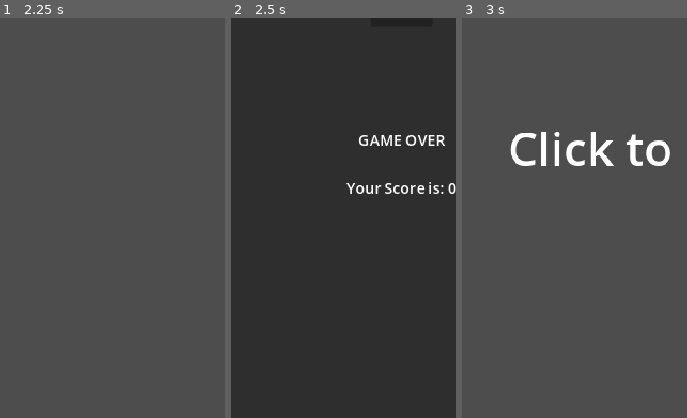
Above: before the commit, frames 1-3 (left to right).
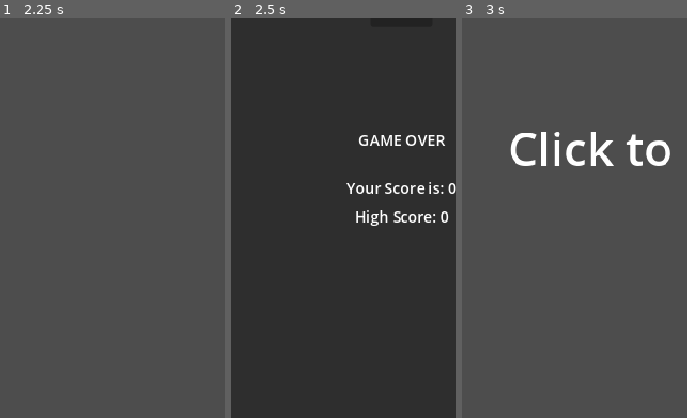
Above: after the commit, the same moments.

Repository: MegaGV/FlappyChu
Game: Godot game, scene res://Scenes/Game/Main.tscn
Same seed, same stepped clock (60 frames per second), same inputs: the game is played once before the commit and once after it. Before the commit the project starts from res://Scenes/Main.tscn.
Inputs (mouse positions are % of the whole screen's width and height, from its top left):
- Up to frame 1 (2.25 s): tap Enter (ui_accept) at 0.5, 0.77, 1.52 s; move the mouse to (72, 45) at 0.52 s; click (72, 45) at 0.67 s; move the mouse to (30, 55) at 1.27 s; click (30, 55) at 1.42 s; move the mouse to (60, 28) at 2.02 s; click (60, 28) at 2.17 s
- Up to frame 2 (2.5 s): no input
- Up to frame 3 (3 s): click "ReStart" at 2.75 s
The pictures show only the part of the screen within x 12-62%, y 35-85%; the shares and areas given below are measured in that part.

Frame 1 is identical in both runs. In frame 2, 0.6% of the frame differs, in the area x 55-97%, y 48-52%; in frame 3, nothing differs.

Commit message:
updateByG3P
feat: optimize project structure, add difficulty notification and high score system

- Refactor directory structure by functional modules (Game, Entities, Environment, UI) and asset types (Graphics, Audio)
- Add dynamic UI notification effect ("LEVEL UP!" and speed) when difficulty increases
- Implement high score system with local persistent saving and display on the game over screen

Diff:
--- a/Scenes/Bird.tscn
+++ b/Scenes/Entities/Bird/Bird.tscn
@@ -1,7 +1,7 @@
 [gd_scene load_steps=4 format=3 uid="uid://lg7u76qt54bd"]
 
-[ext_resource type="Script" uid="uid://ds6vccvhasog4" path="res://Scripts/bird.gd" id="1_806kn"]
-[ext_resource type="Texture2D" uid="uid://cn04byi5jkvj3" path="res://Assets/Chu.png" id="1_rpcp7"]
+[ext_resource type="Script" uid="uid://ds6vccvhasog4" path="res://Scenes/Entities/Bird/bird.gd" id="1_806kn"]
+[ext_resource type="Texture2D" uid="uid://cn04byi5jkvj3" path="res://Assets/Graphics/Chu.png" id="1_rpcp7"]
 
 [sub_resource type="CircleShape2D" id="CircleShape2D_rpcp7"]
 radius = 14.0
--- a/Scenes/Pipe.tscn
+++ b/Scenes/Entities/Pipe/Pipe.tscn
@@ -1,6 +1,6 @@
 [gd_scene load_steps=2 format=3 uid="uid://blltr7tq0c75j"]
 
-[ext_resource type="Script" uid="uid://cubc10cc8uot7" path="res://Scripts/pipe.gd" id="1_nq301"]
+[ext_resource type="Script" uid="uid://cubc10cc8uot7" path="res://Scenes/Entities/Pipe/pipe.gd" id="1_nq301"]
 
 [node name="Pipe" type="Node2D"]
 z_index = -1
--- a/Scenes/PipeBody.tscn
+++ b/Scenes/Entities/Pipe/PipeBody.tscn
@@ -1,7 +1,7 @@
 [gd_scene load_steps=4 format=3 uid="uid://dlxsa0cjb8cm"]
 
-[ext_resource type="Script" uid="uid://bbgqxklntixw6" path="res://Scripts/pipe_body.gd" id="1_kees4"]
-[ext_resource type="Texture2D" uid="uid://bgowjpdhaoaqk" path="res://Assets/pipe_body.png" id="1_rynhd"]
+[ext_resource type="Script" uid="uid://bbgqxklntixw6" path="res://Scenes/Entities/Pipe/pipe_body.gd" id="1_kees4"]
+[ext_resource type="Texture2D" uid="uid://bgowjpdhaoaqk" path="res://Assets/Graphics/pipe_body.png" id="1_rynhd"]
 
 [sub_resource type="RectangleShape2D" id="RectangleShape2D_kees4"]
 size = Vector2(28, 16)
--- a/Scenes/PipeCap.tscn
+++ b/Scenes/Entities/Pipe/PipeCap.tscn
@@ -1,7 +1,7 @@
 [gd_scene load_steps=4 format=3 uid="uid://o0xg5hi1tmxh"]
 
-[ext_resource type="Script" uid="uid://cg8jeaxasxjc6" path="res://Scripts/pipe_cap.gd" id="1_ilis3"]
-[ext_resource type="Texture2D" uid="uid://b33p813asco4c" path="res://Assets/pipe_cap.png" id="2_eqe5i"]
+[ext_resource type="Script" uid="uid://cg8jeaxasxjc6" path="res://Scenes/Entities/Pipe/pipe_cap.gd" id="1_ilis3"]
+[ext_resource type="Texture2D" uid="uid://b33p813asco4c" path="res://Assets/Graphics/pipe_cap.png" id="2_eqe5i"]
 
 [sub_resource type="RectangleShape2D" id="RectangleShape2D_87w1v"]
 size = Vector2(32, 16)
--- a/Scenes/Ground.tscn
+++ b/Scenes/Environment/Ground/Ground.tscn
@@ -1,7 +1,7 @@
 [gd_scene load_steps=4 format=3 uid="uid://dic5l5rwupqkh"]
 
-[ext_resource type="Script" uid="uid://b38htf7seixc" path="res://Scripts/ground.gd" id="1_rxw4n"]
-[ext_resource type="Texture2D" uid="uid://c07bbsmtpt8lo" path="res://Assets/ground.png" id="2_s7q8l"]
+[ext_resource type="Script" uid="uid://b38htf7seixc" path="res://Scenes/Environment/Ground/ground.gd" id="1_rxw4n"]
+[ext_resource type="Texture2D" uid="uid://c07bbsmtpt8lo" path="res://Assets/Graphics/ground.png" id="2_s7q8l"]
 
 [sub_resource type="RectangleShape2D" id="RectangleShape2D_s7q8l"]
 size = Vector2(480, 16)
--- a/Scenes/Main.tscn
+++ b/Scenes/Game/Main.tscn
@@ -1,10 +1,10 @@
 [gd_scene load_steps=9 format=3 uid="uid://b8ox7h0nb6ny7"]
 
-[ext_resource type="Script" uid="uid://c63s1pqjmf8nv" path="res://Scripts/main.gd" id="1_idj7w"]
-[ext_resource type="PackedScene" uid="uid://dic5l5rwupqkh" path="res://Scenes/Ground.tscn" id="3_rgh2o"]
-[ext_resource type="PackedScene" uid="uid://lg7u76qt54bd" path="res://Scenes/Bird.tscn" id="4_pbw6q"]
-[ext_resource type="AudioStream" uid="uid://dijxdvpsvx2rw" path="res://Assets/Speed Battle.ogg" id="5_pbw6q"]
-[ext_resource type="PackedScene" uid="uid://chil024r2l1a1" path="res://Scenes/GameOver.tscn" id="6_v1gob"]
+[ext_resource type="Script" uid="uid://c63s1pqjmf8nv" path="res://Scenes/Game/main.gd" id="1_idj7w"]
+[ext_resource type="PackedScene" uid="uid://dic5l5rwupqkh" path="res://Scenes/Environment/Ground/Ground.tscn" id="3_rgh2o"]
+[ext_resource type="PackedScene" uid="uid://lg7u76qt54bd" path="res://Scenes/Entities/Bird/Bird.tscn" id="4_pbw6q"]
+[ext_resource type="AudioStream" uid="uid://dijxdvpsvx2rw" path="res://Assets/Audio/Speed Battle.ogg" id="5_pbw6q"]
+[ext_resource type="PackedScene" uid="uid://chil024r2l1a1" path="res://Scenes/UI/GameOver/GameOver.tscn" id="6_v1gob"]
 
 [sub_resource type="Animation" id="Animation_v1gob"]
 length = 0.001
@@ -84,6 +84,28 @@
 theme_override_font_sizes/font_size = 50
 text = "Click to Start"
 
+[node name="DifficultyLabel" type="Label" parent="."]
+modulate = Color(1, 1, 1, 0)
+z_index = 2
+anchors_preset = 8
+anchor_left = 0.5
+anchor_top = 0.5
+anchor_right = 0.5
+anchor_bottom = 0.5
+offset_left = 40.0
+offset_top = 200.0
+offset_right = 440.0
+offset_bottom = 269.0
+grow_horizontal = 2
+grow_vertical = 2
+theme_override_colors/font_color = Color(1, 0.843137, 0, 1)
+theme_override_colors/font_outline_color = Color(1, 0, 0, 1)
+theme_override_constants/outline_size = 8
+theme_override_font_sizes/font_size = 40
+text = "LEVEL UP!"
+horizontal_alignment = 1
+vertical_alignment = 1
+
 [node name="GameOverScreen" parent="." instance=ExtResource("6_v1gob")]
 z_index = 1
 offset_left = 240.0
--- a/Scripts/main.gd
+++ b/Scenes/Game/main.gd
@@ -1,8 +1,8 @@
 extends Node2D
 
-var pipe_scene = preload("res://Scenes/Pipe.tscn")
-var pipe_cap_scene = preload("res://Scenes/PipeCap.tscn")
-var pipe_body_scene = preload("res://Scenes/PipeBody.tscn")
+var pipe_scene = preload("res://Scenes/Entities/Pipe/Pipe.tscn")
+var pipe_cap_scene = preload("res://Scenes/Entities/Pipe/PipeCap.tscn")
+var pipe_body_scene = preload("res://Scenes/Entities/Pipe/PipeBody.tscn")
 
 
 var pipe_timer = 0
@@ -10,6 +10,8 @@
 var current_level := 0
 var game_started = false
 var game_over = false
+var high_score = 0
+const SAVE_FILE_PATH = "user://highscore.save"
 
 # 基础难度参数
 var base_spawn_time := 1.5
@@ -34,12 +36,25 @@
 
 @onready var bird: CharacterBody2D = $Bird
 @onready var game_over_screen: Control = $GameOverScreen
+@onready var difficulty_label: Label = $DifficultyLabel
 
 
 func _ready():
+    load_high_score()
     bird.game_over.connect(_on_game_over)
     game_over_screen.visible = false
     $ScoreLabel.text = "Score: 0"
+
+func load_high_score():
+    if FileAccess.file_exists(SAVE_FILE_PATH):
+        var file = FileAccess.open(SAVE_FILE_PATH, FileAccess.READ)
+        high_score = file.get_32()
+        file.close()
+
+func save_high_score():
+    var file = FileAccess.open(SAVE_FILE_PATH, FileAccess.WRITE)
+    file.store_32(high_score)
+    file.close()
 
 func _process(delta):
     if not game_started:
@@ -140,8 +155,15 @@
 
 func _on_game_over():
     game_over = true
+
+    # 更新并保存最高分
+    if current_score > high_score:
+        high_score = current_score
+        save_high_score()
+
     game_over_screen.visible = true
     game_over_screen.get_node("ScoreValue").text = "Your Score is: " + str(current_score)
+    game_over_screen.get_node("HighScoreValue").text = "High Score: " + str(high_score)
     $AudioStreamPlayer2D/AnimationPlayer.play("fade_out")
 
 func _on_restart_button_pressed():
@@ -186,3 +208,28 @@
           " 参数: 间隔", pipe_spawn_time,
           "s 间隙", gap_height,
           "px 速度", speed)
+
+    show_difficulty_up_effect()
+
+func show_difficulty_up_effect():
+    difficulty_label.text = "LEVEL UP!\nSpeed: " + str(speed)
+
+    # 创建Tween动画
+    var tween = create_tween()
+
+    # 初始状态
+    difficulty_label.modulate.a = 0
+    difficulty_label.scale = Vector2(0.5, 0.5)
+    difficulty_label.position.y = 200
+
+    # 动画序列
+    tween.set_parallel(true)
+    tween.tween_property(difficulty_label, "modulate:a", 1.0, 0.3)
+    tween.tween_property(difficulty_label, "scale", Vector2(1.2, 1.2), 0.3).set_trans(Tween.TRANS_BOUNCE)
+    tween.tween_property(difficulty_label, "position:y", 150.0, 0.5).set_ease(Tween.EASE_OUT)
+
+    tween.chain().tween_property(difficulty_label, "scale", Vector2(1.0, 1.0), 0.2)
+
+    # 停留一会后淡出
+    tween.chain().tween_interval(1.0)
+    tween.chain().tween_property(difficulty_label, "modulate:a", 0.0, 0.5)
--- a/Scenes/GameOver.tscn
+++ b/Scenes/UI/GameOver/GameOver.tscn
@@ -1,6 +1,6 @@
 [gd_scene load_steps=2 format=3 uid="uid://chil024r2l1a1"]
 
-[ext_resource type="Script" uid="uid://d4g0cfvnv150v" path="res://Scripts/gameover.gd" id="1_m5628"]
+[ext_resource type="Script" uid="uid://d4g0cfvnv150v" path="res://Scenes/UI/GameOver/gameover.gd" id="1_m5628"]
 
 [node name="GameOver" type="Control"]
 layout_mode = 3
@@ -51,6 +51,21 @@
 grow_vertical = 2
 text = "Your Score is :"
 
+[node name="HighScoreValue" type="Label" parent="."]
+layout_mode = 1
+anchors_preset = 8
+anchor_left = 0.5
+anchor_top = 0.5
+anchor_right = 0.5
+anchor_bottom = 0.5
+offset_left = -0.5
+offset_top = 70.0
+offset_right = 0.5
+offset_bottom = 93.0
+grow_horizontal = 2
+grow_vertical = 2
+text = "High Score :"
+
 [node name="RestartButton" type="Button" parent="."]
 layout_mode = 1
 anchors_preset = 7
--- a/project.godot
+++ b/project.godot
@@ -11,6 +11,7 @@
 [application]
 
 config/name="FlappyChu"
+config/tags=PackedStringArray("mygame")
 run/main_scene="uid://b8ox7h0nb6ny7"
 config/features=PackedStringArray("4.4", "Forward Plus")
 config/icon="uid://df3umubmhbfeb"
Not shown, added: Assets/Audio/Speed Battle.ogg.import
Renamed: Assets/Chu.png -> Assets/Graphics/Chu.png
Not shown, changed: Assets/Graphics/Chu.png.import
Renamed: Assets/baseTileSet_temp.png.import -> Assets/Graphics/baseTileSet_temp.png.import
Renamed: Assets/ground.png -> Assets/Graphics/ground.png
Not shown, changed: Assets/Graphics/ground.png.import
Renamed: Assets/pipe_body.png -> Assets/Graphics/pipe_body.png
Not shown, changed: Assets/Graphics/pipe_body.png.import
Renamed: Assets/pipe_body2.png -> Assets/Graphics/pipe_body2.png
Not shown, changed: Assets/Graphics/pipe_body2.png.import
Renamed: Assets/pipe_cap.png -> Assets/Graphics/pipe_cap.png
Not shown, changed: Assets/Graphics/pipe_cap.png.import
(and 17 more such lines)
